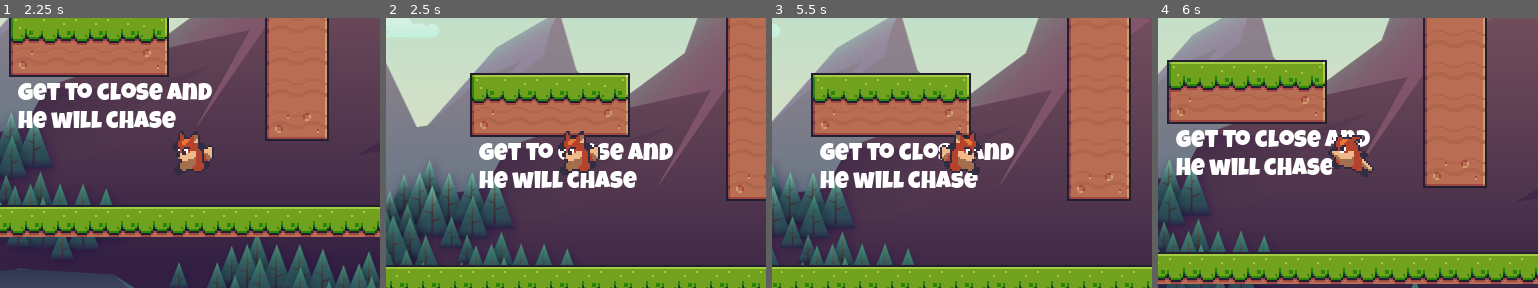
Above: before the commit, frames 1-4 (left to right).
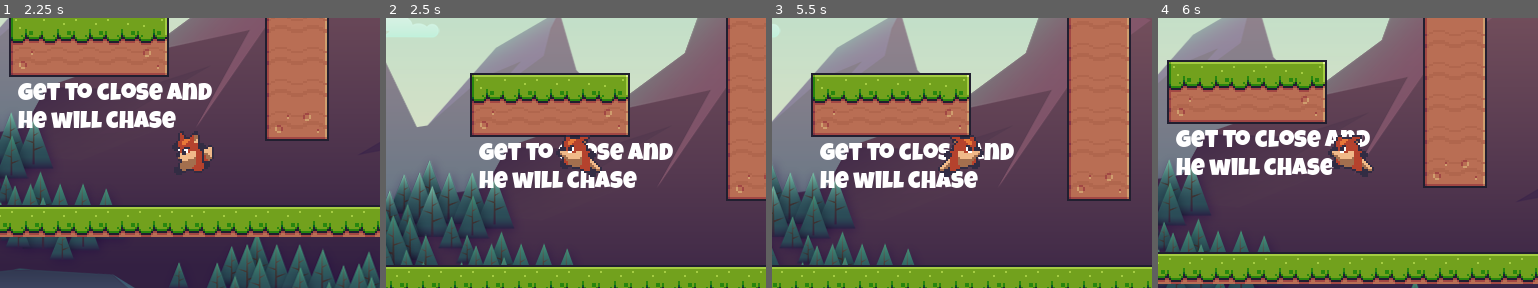
Above: after the commit, the same moments.

Repository: BrownJason/Godot-Testing
Game: Godot game, scene res://scenes/level/level.tscn
Same seed, same stepped clock (60 frames per second), same inputs: the game is played once before the commit and once after it.
Inputs (mouse positions are % of the whole screen's width and height, from its top left):
- Up to frame 1 (2.25 s): tap F at 0.5, 1.25, 2 s; move the mouse to (72, 45) at 0.52 s; hold D (move_right) 0.53-2.03 s; click (72, 45) at 0.6 s; tap Space (jump) at 0.77, 0.8, 1.07, 1.35, 1.52, 1.82 s; move the mouse to (30, 55) at 1.27 s; click (30, 55) at 1.55 s; move the mouse to (60, 28) at 2.02 s; hold A (move_left) from 2.03 s (still down); click (60, 28) at 2.1 s
- Up to frame 2 (2.5 s): keep holding A (move_left); tap Space (jump) at 2.3 s
- Up to frame 3 (5.5 s): tap F at 2.75, 3.5, 4.25 s; move the mouse to (45, 70) at 2.77 s; release A (move_left) at 2.78 s; hold D (move_right) 2.78-4.28 s; click (45, 70) at 2.85 s; tap Space (jump) at 3.02, 3.32, 3.6, 3.77, 4.07, 4.52, 4.82, 5.3 s; move the mouse to (80, 65) at 3.52 s; move the mouse to (20, 35) at 4.27 s; hold A (move_left) 4.28-5.03 s; click (20, 35) at 4.35 s; move the mouse to (55, 50) at 5.02 s; hold D (move_right) from 5.03 s (still down); click (55, 50) at 5.1 s
- Up to frame 4 (6 s): move the mouse to (35, 25) at 5.77 s; release D (move_right) at 5.78 s; hold A (move_left) from 5.78 s (still down); tap Space (jump) at 5.85 s
The pictures show only the part of the screen within x 25-75%, y 26-76%; the shares and areas given below are measured in that part.

Frame 1 is identical in both runs. In frame 2, 0.8% of the frame differs, in the area x 44-57%, y 41-59%; in frame 3, 0.8%, in the area x 43-56%, y 41-59%; in frame 4, nothing differs.

Commit message:
Moved rest of movement for player into movement component

Diff:
--- a/scenes/components/movement/movement_component.gd
+++ b/scenes/components/movement/movement_component.gd
@@ -7,11 +7,29 @@
 @export var speed: int = 300
 @export var gravity = 1200
 var velocity := Vector2.ZERO
+var can_double_jump: bool = true
 
 func _physics_process(delta):
 	pass
 
-func player_movement(delta, body):
+# Player movment functions
+func player_movement(delta: float, body: CharacterBody2D, animation_player: AnimationPlayer):
+	if body.velocity.y > 0:
+		animation_player.play("fall")
+	elif body.velocity.y < 0:
+		animation_player.play("jump")
+
+	if Input.is_action_just_pressed("jump") and body.is_on_floor():
+		body.velocity.y += JUMP_VELOCITY
+		can_double_jump = true
+
+	if !body.is_on_floor():
+		if Input.is_action_just_pressed("jump") and can_double_jump:
+			body.velocity.y = JUMP_VELOCITY
+			can_double_jump = false
+		else:
+			body.velocity.y += gravity * delta
+
 	body.velocity.x = 0
 	var direction := Vector2(0,0)
 	direction.x = Input.get_axis("move_left","move_right")
@@ -21,5 +39,19 @@
 	if direction.x < 0:
 		body.velocity.x -= speed
 
+	if body.velocity.x != 0 and body.is_on_floor():
+		animation_player.play("run")
+	elif body.is_on_floor() and !body.is_hurt:
+		animation_player.play("idle")
+
+func update_facing_dir(body: CharacterBody2D):
+	if body.velocity.x < 0:
+		body.sprite_2d.flip_h = true
+		body.emit_signal("facing_dir_changed", !body.sprite_2d.flip_h)
+	if body.velocity.x > 0:
+		body.sprite_2d.flip_h = false
+		body.emit_signal("facing_dir_changed", !body.sprite_2d.flip_h)
+
+# Enemy Movement functions
 func enemy_chase(body, target, delta):
 	body.velocity = body.global_position.direction_to(target.global_position) * speed
--- a/scenes/player/player.gd
+++ b/scenes/player/player.gd
@@ -16,51 +16,19 @@
 
 var enemy= null
 var is_hurt: bool = false
-var can_double_jump: bool = true
 # Called when the node enters the scene tree for the first time.
 func _ready():
 	emit_signal("adjust_ui_health", health_comp._health)
 
 # Called every frame. 'delta' is the elapsed time since the previous frame.
 func _physics_process(delta):
-	if Input.is_action_just_pressed("jump") and is_on_floor():
-		velocity.y += move_comp.JUMP_VELOCITY
-		can_double_jump = true
-
-	if !is_on_floor():
-		if Input.is_action_just_pressed("jump") and can_double_jump:
-			velocity.y = move_comp.JUMP_VELOCITY
-			can_double_jump = false
-		else:
-			velocity.y += move_comp.gravity * delta
-
-	if velocity.y > 0:
-		animation_player.play("fall")
-	elif velocity.y < 0:
-		animation_player.play("jump")
-
-	move_comp.player_movement(delta, self)
+	move_comp.player_movement(delta, self, animation_player)
 
 	if enemy != null and Input.is_action_just_pressed("attack"):
 		damage_comp.deal_damage_on_hit(enemy)
-	elif Input.is_action_just_pressed("attack"):
-		pass
-
-	if velocity.x != 0 and is_on_floor():
-		animation_player.play("run")
-	elif is_on_floor() and !is_hurt:
-		animation_player.play("idle")
 
 	move_and_slide()
-	update_facing_dir()
-
-func update_facing_dir():
-	if velocity.x < 0:
-		sprite_2d.flip_h = true
-		emit_signal("facing_dir_changed", !sprite_2d.flip_h)
-	if velocity.x > 0:
-		sprite_2d.flip_h = false
-		emit_signal("facing_dir_changed", !sprite_2d.flip_h)
+	move_comp.update_facing_dir(self)
 
 func _on_hit_box_component_body_entered(body):
 	enemy = body
